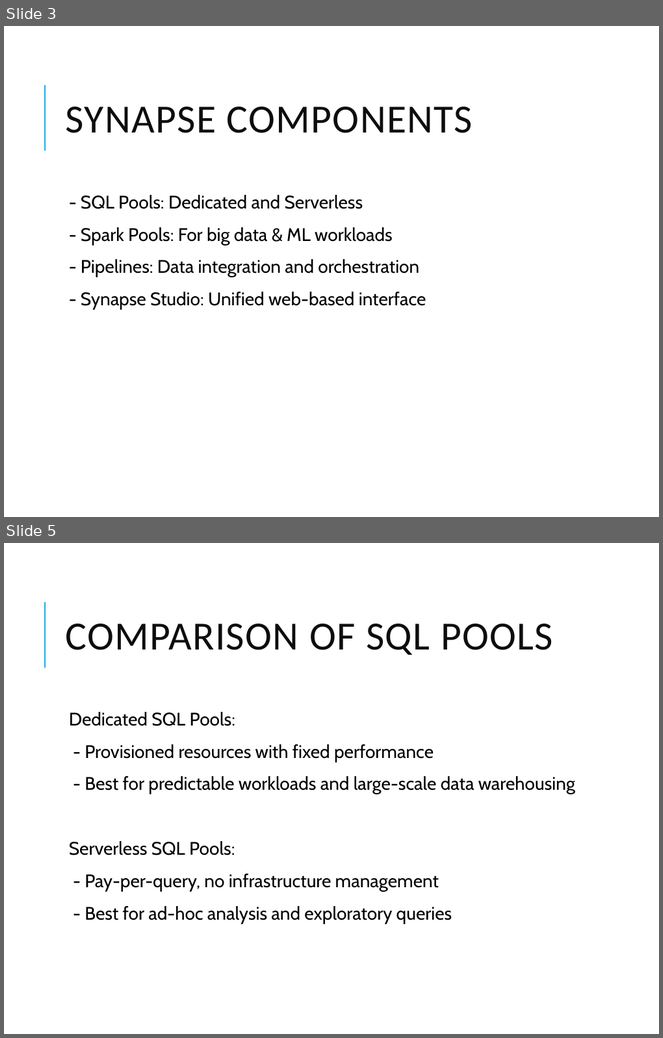
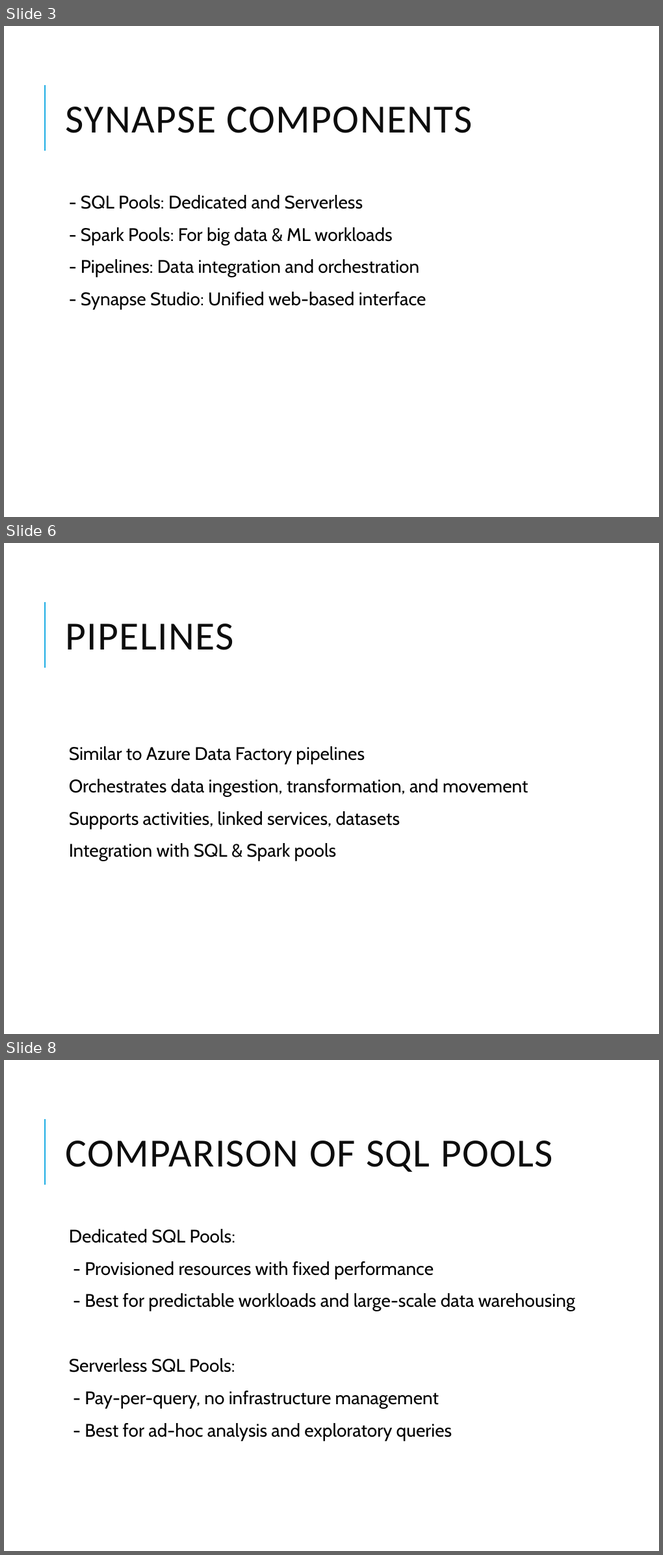
Before and after one commit to vikash-verma-profile/DE-Content-WithSnowflakes, a slide deck: Week-3/Day-1/Synapse_Fabric_Airflow_Overview.pptx. Shown one above the other, each under a label of ours: slides 3 and 5 before the commit, slides 3, 6 and 8 after it; the slides between them are not shown. The pictures are 663x1038 and 663x1555 pixels, drawn with LibreOffice and Linux fonts; fonts in the diff are those of the drawing. Boxes give left, top, right and bottom in pixels: in the first picture for what was removed or moved away, otherwise in the second. Text is boxed around its words. In the diff, an @@ line names an element or a change of style, - is before the commit and + after.

```diff
--- a/Week-3/Day-1/Synapse_Fabric_Airflow_Overview.pptx
+++ b/Week-3/Day-1/Synapse_Fabric_Airflow_Overview.pptx
@@ slide 6 added at [4,543,659,1034], background #FFFFFF; not listed: 1 template element that a slide beside it also shows @@
@@ title added at [66,624,234,650], 44 pt, text #0D0D0D @@
+PIPELINES
@@ text added at [69,746,529,861], 20 pt, text #000000 @@
+  Similar to Azure Data Factory pipelines
+  Orchestrates data ingestion, transformation, and movement
+  Supports activities, linked services, datasets
+  Integration with SQL & Spark pools
@@ what was slide 5 is now slide 8 @@
```
Also in this commit, not shown: 2 other slides added, 29 other files.
